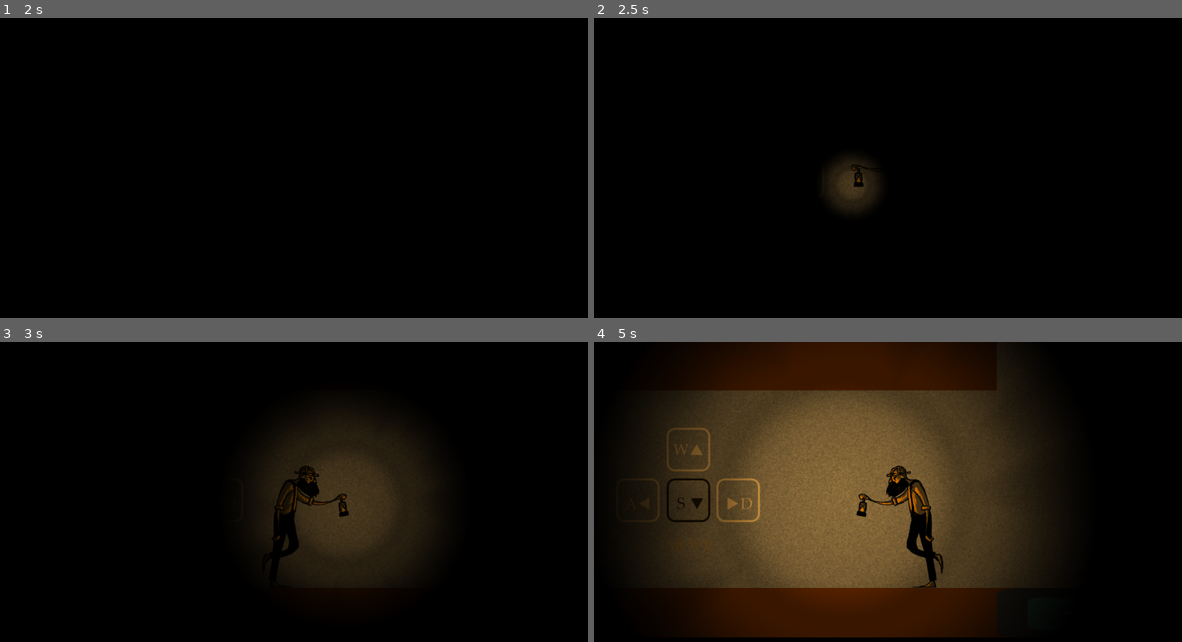
Above: before the commit, frames 1-4 (two rows, left to right).
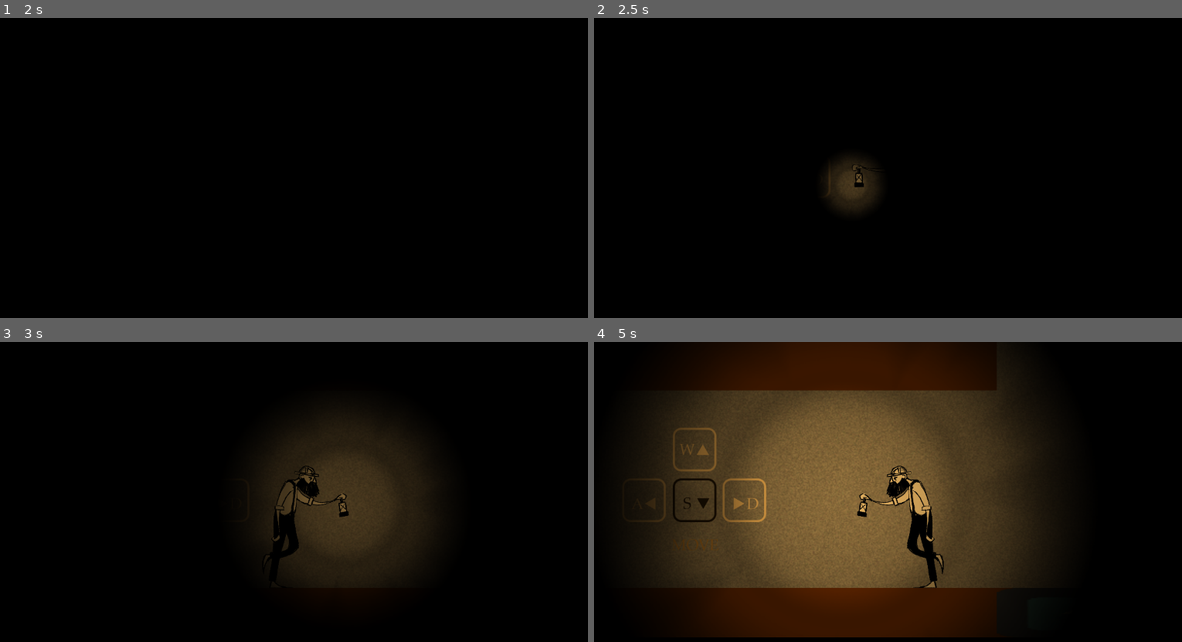
Above: after the commit, the same moments.

Repository: HedgeLizards/GGJ21
Game: Godot game, scene res://scenes/World.tscn
Two runs of this game, one before a commit and one after it. Both use one fixed random seed, a clock stepped at 60 frames per second and the inputs below. This scene is started directly instead of the project's main scene. The engine's default icon, where the game draws it, is replaced by a stand-in: a white triangle on a blue panel in a dark square. Sound files missing from this copy of the repository are replaced by a short silence.
Inputs (mouse positions are in pixels of both pictures, inside the frame that each line leads up to):
- Up to frame 1 (2 s): tap Enter at 0.5 s; move the mouse to (441, 180) at 0.52 s; hold F (interact) 0.53-1.28 s; hold Right (right) from 0.53 s (still down); tap Up (up) at 0.77, 1.07, 1.52, 1.82 s; tap Space at 1.25 s; move the mouse to (182, 216) at 1.27 s; tap C (switch) at 1.35 s
- Up to frame 2 (2.5 s): tap Enter at 2 s; move the mouse to (964, 120) at 2.02 s; release Right (right) at 2.03 s; hold Left (left) from 2.03 s (still down); hold F (interact) from 2.03 s (still down)
- Up to frame 3 (3 s): move the mouse to (276, 594) at 2.77 s; release Left (left) at 2.78 s; release F (interact) at 2.78 s; hold Right (right) from 2.78 s (still down); tap C (switch) at 2.85 s
- Up to frame 4 (5 s): tap Up (up) at 3.02, 3.32, 3.77, 4.07, 4.52, 4.82 s; move the mouse to (1087, 576) at 3.52 s; hold F (interact) 3.53-4.28 s; move the mouse to (711, 468) at 4.27 s; release Right (right) at 4.28 s; hold Left (left) from 4.28 s (still down); tap C (switch) at 4.35 s

Frame 1 is identical in both runs. In frame 2, less than 0.1% of the frame differs, in the area x 40-47%, y 48-57%; in frame 3, 0.4%; in frame 4, 1.8%, in the area x 10-60%, y 28-82%.

Commit message:
Implemented new miner sprites

Diff:
--- a/scenes/Environment.tscn
+++ b/scenes/Environment.tscn
@@ -154,7 +154,7 @@
 }
 
 [node name="Instructions1" type="Sprite" parent="."]
-position = Vector2( 2280, -384 )
+position = Vector2( 2292, -384 )
 scale = Vector2( 0.8, 0.8 )
 texture = ExtResource( 7 )
 
--- a/scenes/Miner.tscn
+++ b/scenes/Miner.tscn
@@ -1,7 +1,8 @@
-[gd_scene load_steps=17 format=2]
+[gd_scene load_steps=19 format=2]
 
 [ext_resource path="res://scenes/Lantern.tscn" type="PackedScene" id=1]
 [ext_resource path="res://scripts/Miner.gd" type="Script" id=2]
+[ext_resource path="res://assets/miner/miner_idle_0.png" type="Texture" id=3]
 [ext_resource path="res://assets/sounds/STEP_3.wav" type="AudioStream" id=4]
 [ext_resource path="res://assets/sounds/STEP_2.wav" type="AudioStream" id=5]
 [ext_resource path="res://assets/miner/miner_walk_0.png" type="Texture" id=6]
@@ -14,21 +15,22 @@
 [ext_resource path="res://assets/miner/miner_walk_7.png" type="Texture" id=13]
 [ext_resource path="res://assets/sounds/STEP_1.wav" type="AudioStream" id=14]
 [ext_resource path="res://assets/sounds/STEP_4.wav" type="AudioStream" id=15]
+[ext_resource path="res://assets/miner/miner_idle_1.png" type="Texture" id=16]
 
 [sub_resource type="RectangleShape2D" id=1]
 extents = Vector2( 50, 100 )
 
 [sub_resource type="SpriteFrames" id=2]
 animations = [ {
-"frames": [ ExtResource( 11 ), ExtResource( 9 ) ],
+"frames": [ ExtResource( 3 ), ExtResource( 16 ) ],
 "loop": true,
 "name": "idle",
-"speed": 5.0
+"speed": 6.0
 }, {
 "frames": [ ExtResource( 6 ) ],
-"loop": true,
+"loop": false,
 "name": "jump",
-"speed": 5.0
+"speed": 0.0
 }, {
 "frames": [ ExtResource( 6 ), ExtResource( 12 ), ExtResource( 11 ), ExtResource( 9 ), ExtResource( 10 ), ExtResource( 8 ), ExtResource( 7 ), ExtResource( 13 ) ],
 "loop": true,
@@ -46,9 +48,9 @@
 shape = SubResource( 1 )
 
 [node name="Sprite" type="AnimatedSprite" parent="."]
-scale = Vector2( 0.75, 0.75 )
+scale = Vector2( 0.285, 0.285 )
 frames = SubResource( 2 )
-animation = "jump"
+animation = "idle"
 
 [node name="Hand" type="Node2D" parent="."]
 position = Vector2( 85, -30 )
Binary file added: assets/miner/miner_idle_0.png
Not shown, added: assets/miner/miner_idle_0.png.import
Binary file added: assets/miner/miner_idle_1.png
Not shown, added: assets/miner/miner_idle_1.png.import
Binary file changed: assets/miner/miner_walk_0.png
Binary file changed: assets/miner/miner_walk_1.png
Binary file changed: assets/miner/miner_walk_2.png
Binary file changed: assets/miner/miner_walk_3.png
Binary file changed: assets/miner/miner_walk_4.png
Binary file changed: assets/miner/miner_walk_5.png
Binary file changed: assets/miner/miner_walk_6.png
Binary file changed: assets/miner/miner_walk_7.png
